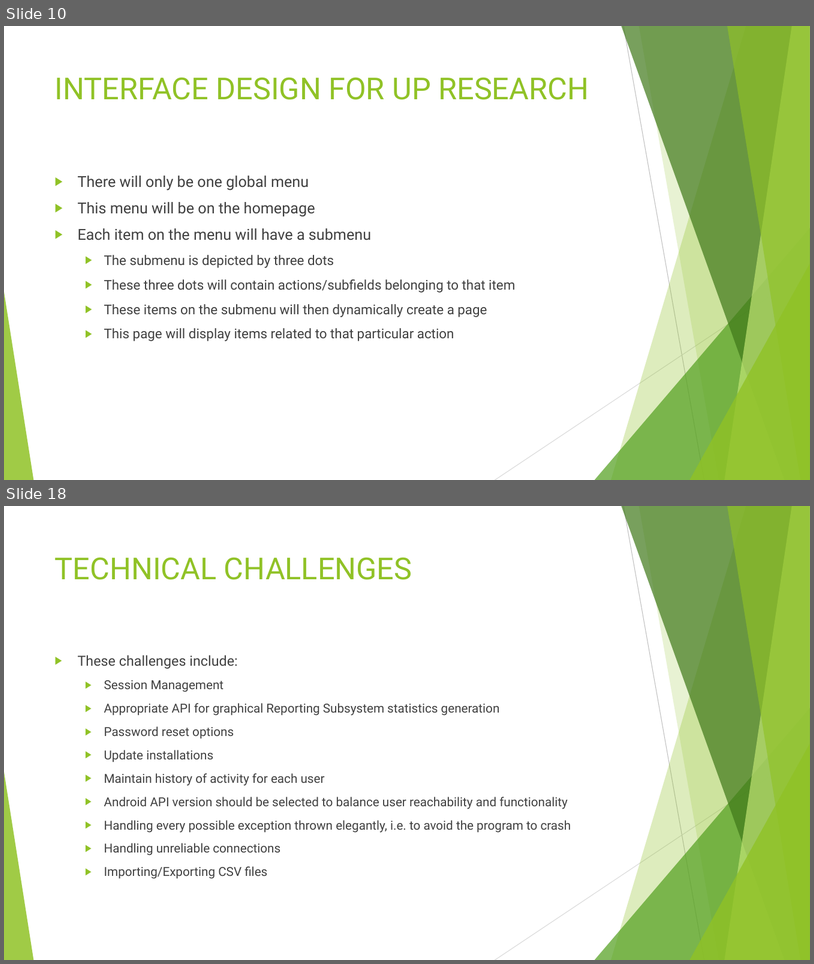
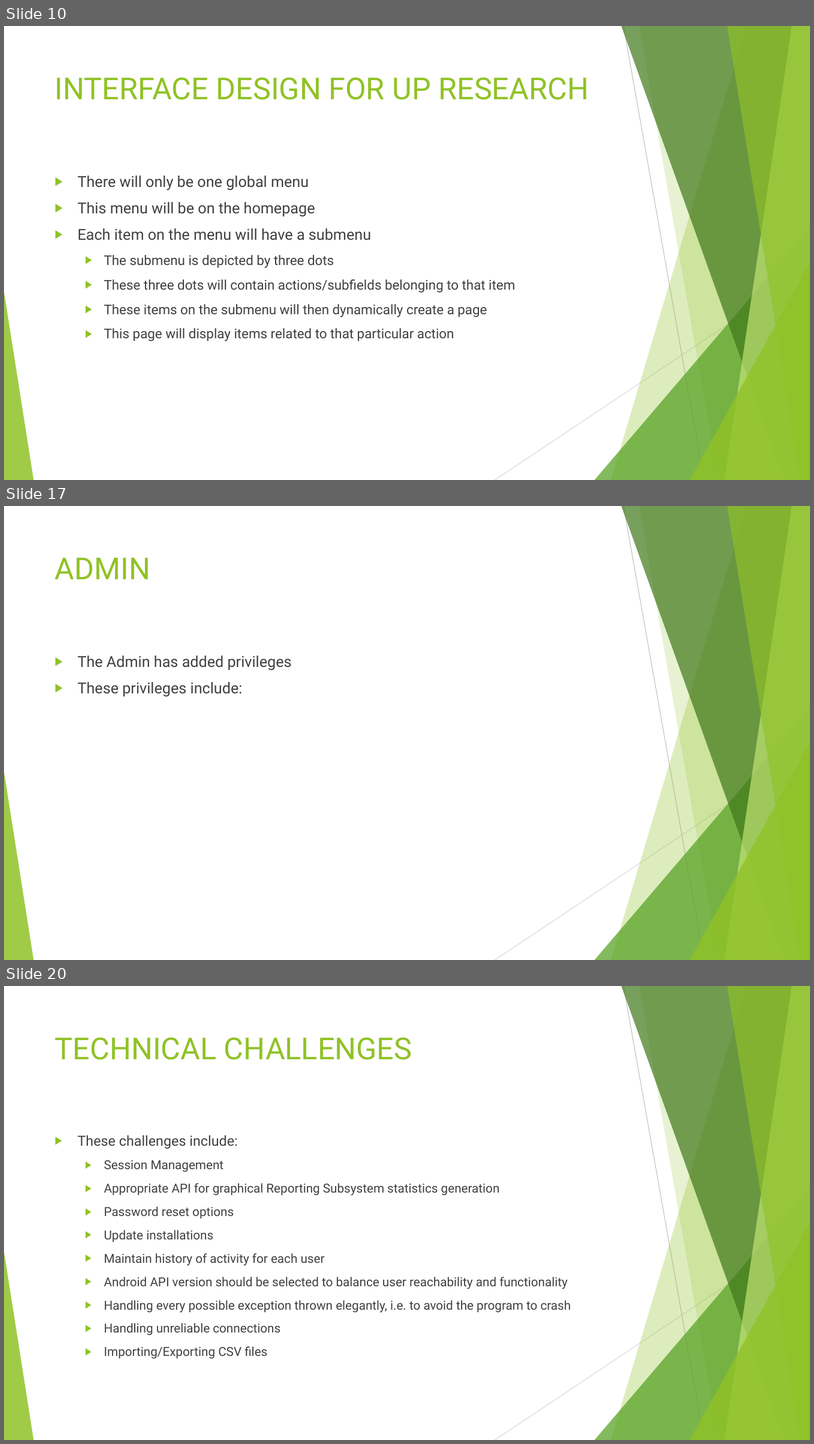
Before and after one commit to u14077893/Bravo, a slide deck: Android Interface/Presentation/COS 301 Presentation.pptx. Shown one above the other, each under a label of ours: slides 10 and 18 before the commit, slides 10, 17 and 20 after it; the slides between them are not shown. The pictures are 814x964 and 814x1444 pixels, drawn with LibreOffice and Linux fonts; fonts in the diff are those of the drawing. Boxes give left, top, right and bottom in pixels: in the first picture for what was removed or moved away, otherwise in the second. Text is boxed around its words. In the diff, an @@ line names an element or a change of style, - is before the commit and + after.

```diff
--- a/Android Interface/Presentation/COS 301 Presentation.pptx
+++ b/Android Interface/Presentation/COS 301 Presentation.pptx
@@ slide 17 added at <box>4,506,810,960</box>, background #FFFFFF; not listed: 10 template elements that a slide beside it also shows @@
@@ title added at <box>55,558,151,579</box>, 36 pt, text #90C226 @@
+ADMIN
@@ text added at <box>78,655,292,697</box>, 18 pt, text #404040 @@
+▶ The Admin has added privileges
+▶ These privileges include:
@@ what was slide 18 is now slide 20 @@
```
Also in this commit, not shown: 4 slides changed, 4 other slides added, 3 slides removed.
